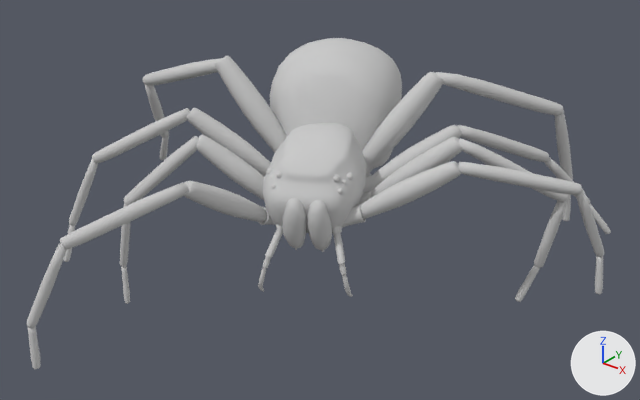
The FBX model exit mask/Assets/Models/Characters/sicarius.FBX: old version first, new version second.
Camera for both pictures: a 50 mm lens placed at (1.54, -1.845, 1.185), pointed at (0.154, -0.113, 0.111). The axes (+X, +Y, +Z) are drawn at lower right. The lights are the same throughout. Both versions are drawn at frame 101 of the action 'Take 001'; the numbers are the values there.

The first picture shows 'Cylinder009', 'Cylinder010', 'abdomen', 'femur', 'femur001', 'femur002', 'femur004', 'femur005', 'femur006', 'femur007', 'patella', 'patella001', 'patella005', 'tibia'.
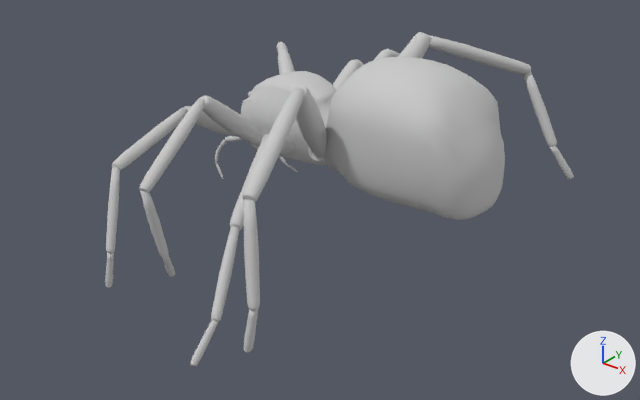
What the commit changed:
Object 'femur001' (ob_femur001) turns from (-13, 2.5, 13) to (-11, 2.5, 13) degrees about x, y and z.
Object 'abdomen' (ob_abdomen) turns from (0, 0, 120) to (0, 0, 0) degrees about x, y and z.
Object 'abdomen' (ob_abdomen) moves from (0.062, 0.072, 0.285) to (0.294, 0.072, 0.285).
Object 'patella001' (ob_patella001) turns from (44, 3.2, -14) to (41, 3.2, -14) degrees about x, y and z.
Object 'Cylinder010' (ob_cylinder010) turns from (-31, 13, -98) to (-6.3, 13, -98) degrees about x, y and z.
Object 'Cylinder009' (ob_cylinder009) turns from (153, -13, -82) to (133, -13, -82) degrees about x, y and z.

Boxes (x1, y1, x2, y2) around the edits, measured in the pictures (640 x 400 px):
'abdomen', moved, turned
    before: (262, 38, 402, 252)
    after: (240, 57, 505, 220)
'femur', moved, turned
    before: (362, 72, 444, 171)
    after: (290, 84, 327, 158)
'patella', moved, turned
    before: (435, 72, 563, 116)
    after: (242, 87, 304, 202)
'femur004', moved, turned
    before: (215, 56, 287, 152)
    after: (398, 32, 431, 59)
'patella001', turned, moved
    before: (458, 161, 582, 195)
    after: (112, 107, 188, 170)
'femur002', moved, turned
    before: (371, 137, 462, 198)
    after: (200, 96, 264, 146)
'femur001', turned, moved
    before: (360, 161, 461, 219)
    after: (184, 106, 237, 137)
'patella004', moved, turned
    before: (143, 58, 222, 86)
    after: (428, 35, 531, 74)
'patella002', moved, turned
    before: (459, 138, 568, 202)
    after: (139, 98, 205, 193)
'tibia', moved, turned
    before: (555, 110, 573, 180)
    after: (244, 199, 260, 310)
'patella005', moved, turned
    before: (60, 182, 189, 250)
    after: (276, 42, 288, 53)
'femur005', moved, turned
    before: (184, 181, 267, 222)
    after: (278, 50, 295, 74)
'femur006', moved, turned
    before: (196, 135, 264, 200)
    after: (333, 60, 360, 90)
'femur007', moved, turned
    before: (187, 108, 271, 177)
    after: (373, 50, 392, 61)
'patella003', moved, turned
    before: (457, 125, 549, 162)
    after: (230, 137, 267, 231)
'tibia001', turned, moved
    before: (576, 189, 604, 257)
    after: (106, 167, 120, 252)
'tibia002', moved, turned
    before: (534, 198, 568, 268)
    after: (140, 190, 168, 257)
'patella007', moved, turned
    before: (92, 108, 190, 163)
    after: (385, 49, 400, 57)
'tibia003', moved, turned
    before: (544, 157, 590, 204)
    after: (211, 226, 239, 321)
'femur003', moved, turned
    before: (370, 125, 462, 187)
    after: (261, 134, 292, 155)
'patella006', moved, turned
    before: (124, 136, 199, 206)
    after: (355, 59, 364, 67)
'tibia004', moved, turned
    before: (145, 85, 169, 138)
    after: (523, 71, 557, 147)
'tibia005', moved, turned (not visible afterwards)
    before: (26, 243, 66, 328)
'Cylinder009', turned, moved
    before: (332, 226, 353, 297)
    after: (214, 136, 243, 179)
'tibia007', moved, turned (not visible afterwards)
    before: (69, 159, 98, 225)
'tarsus003', moved, turned
    before: (589, 203, 611, 234)
    after: (190, 320, 219, 366)
'tarsus', moved, turned
    before: (562, 194, 571, 221)
    after: (243, 309, 258, 353)
'tarsus001', turned, moved
    before: (595, 255, 603, 294)
    after: (105, 252, 114, 288)
'Cylinder010', turned, moved
    before: (258, 224, 283, 292)
    after: (279, 156, 298, 172)
'tarsus002', moved, turned
    before: (515, 265, 540, 302)
    after: (162, 255, 175, 277)
'tarsus004', moved, turned
    before: (160, 136, 169, 160)
    after: (550, 146, 574, 179)
'tarsus005', moved, turned (not visible afterwards)
    before: (28, 326, 41, 369)
'tibia006', moved, turned (not visible afterwards)
    before: (120, 204, 130, 267)
'Cylinder002', moved, turned (not visible afterwards)
    before: (343, 204, 366, 227)
'tarsus006', moved, turned (not visible afterwards)
    before: (121, 265, 130, 304)
'Cylinder004', moved, turned
    before: (363, 176, 375, 193)
    after: (288, 139, 295, 154)
'tarsus007', moved, turned (not visible afterwards)
    before: (63, 224, 76, 262)
'Cylinder001', moved, turned
    before: (366, 164, 371, 177)
    after: (309, 148, 325, 161)
'Cylinder003', moved, turned
    before: (358, 191, 371, 205)
    after: (254, 133, 266, 148)
'Cylinder006', moved, turned (not visible afterwards)
    before: (259, 207, 275, 225)
